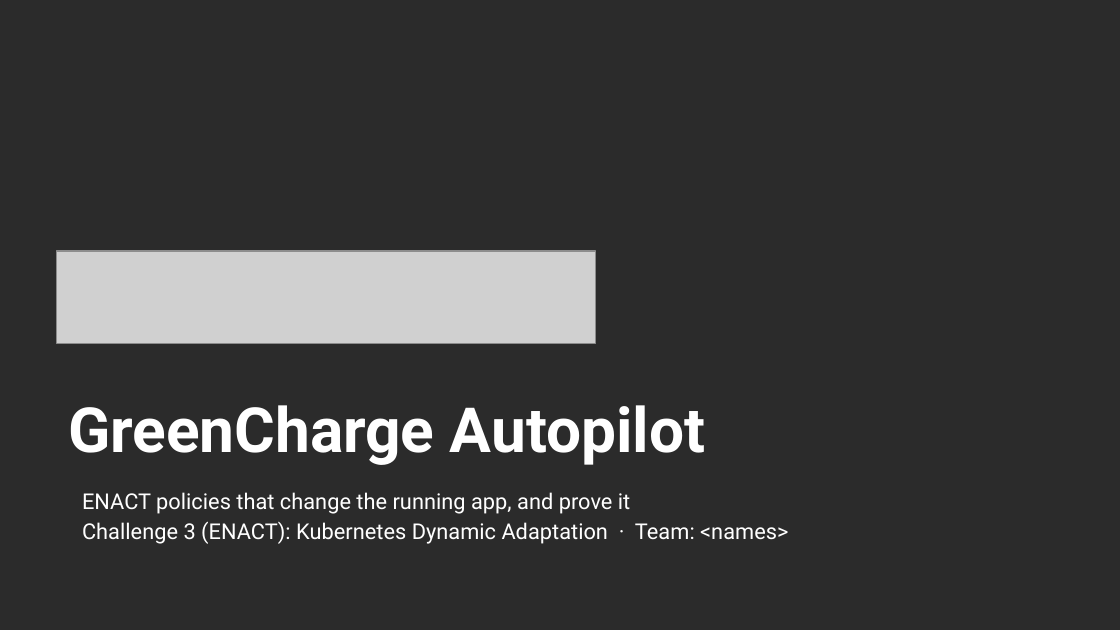
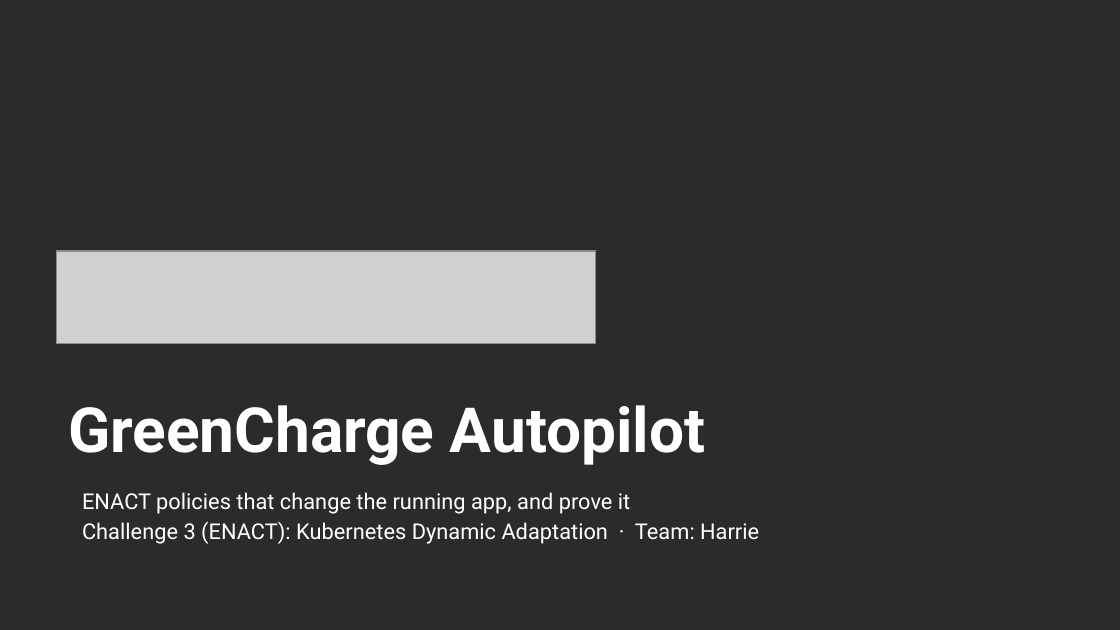
Before and after one commit to IamHarrie-Labs/greencharge-autopilot, a slide deck: slide 1 of docs/submission/GreenCharge-Autopilot-VelesHack.pptx. Drawn at 1120x630 pixels with LibreOffice and Linux fonts; fonts in the diff are those of the drawing; grey boxes stand for pictures; background and template pictures are left out; a plain dark background stands for a picture behind light text. Boxes give left, top, right and bottom in pixels: in the first picture for what was removed or moved away, otherwise in the second. Text is boxed around its words. In the diff, an @@ line names an element or a change of style, - is before the commit and + after.

Commit message:
Team name on slides and README

```diff
--- a/docs/submission/GreenCharge-Autopilot-VelesHack.pptx
+++ b/docs/submission/GreenCharge-Autopilot-VelesHack.pptx
@@ subtitle at [82,522,759,544]: text changed @@
-Challenge 3 (ENACT): Kubernetes Dynamic Adaptation · Team: <names>
+Challenge 3 (ENACT): Kubernetes Dynamic Adaptation · Team: Harrie
```
Also in this commit, not shown: 2 other files.
